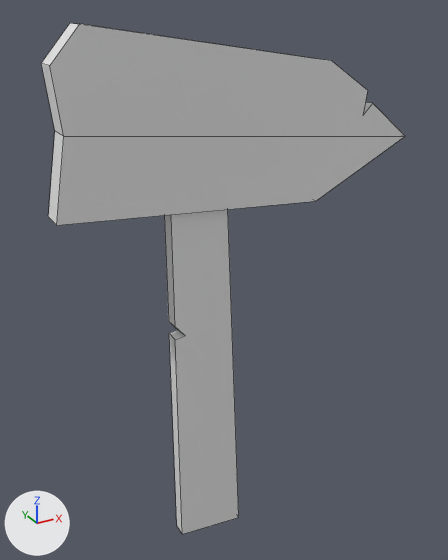
The FBX model Pulse of Fear/Assets/Art/Models/Environment Props/mdl_roadsign_01.fbx as it was, and as the next commit left it.
Camera for both pictures: a 50 mm lens placed at (-0.93, -1.84, 2.06), pointed at (0.12, 0.08, 1.09). Lighting does not change. The marker at lower left points along +X, +Y and +Z. Mesh edges are drawn as thin lines.
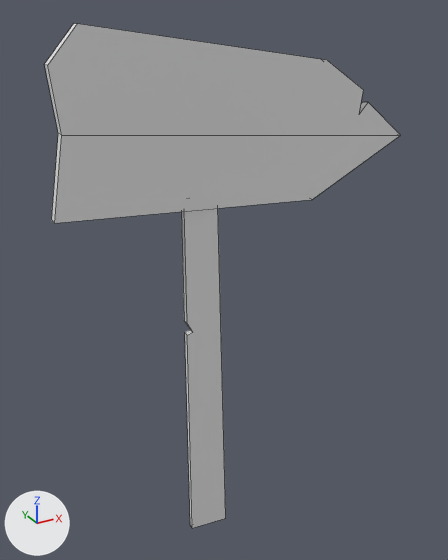
Where the change shows, as pixel boxes (x1, y1, x2, y2) in the pictures (448 x 560 px; the box of a moved part takes in the faces that stretch with it):
'Cube.017', reshaped, rescaled
    before: (41, 23, 405, 534)
    after: (45, 24, 400, 528)
part 1 of me_cube_021, moved or reshaped
    before: (41, 23, 405, 225)
    after: (45, 24, 400, 223)
part 2 of me_cube_021, added
    after: (181, 208, 226, 528)
part 3 of me_cube_021, deleted
    before: (164, 209, 239, 534)

The change in detail:
me_cube_021 is used by ob_cube_017; location (0.0, 0.0, 0.0); rotation (1.571, 0.0, 0.0), in degrees (90, 0, 0); scale (0.01, 0.01, 0.01).
Verts and faces of me_cube_021; kept vertices keep their numbers, new ones are numbered from 34.
Before the commit, vertices of me_cube_021: 0 (-13.0, 1.0, 2.0) at pixel (182, 534), 1 (-13.0, 147.0, 2.0), 2 (-13.0, 1.0, -4.0) at pixel (176, 525), 3 (-13.0, 147.0, -4.0), 4 (13.0, -1.0, 4.0) at pixel (238, 517).
Before the commit, vertices of me_cube_021: 5 (8.0, 147.0, 2.0), 6 (13.0, -1.0, -2.0), 7 (8.0, 147.0, -4.0), 8 (-13.0, 95.0, 2.0) at pixel (175, 339), 9 (-13.0, 100.0, 2.0) at pixel (174, 327).
Before the commit, vertices of me_cube_021: 10 (-13.0, 100.0, -4.0) at pixel (168, 321), 11 (-13.0, 95.0, -4.0) at pixel (169, 333), 12 (-9.0, 96.0, -4.0) at pixel (178, 329), 13 (-9.0, 95.0, 2.0) at pixel (185, 335).
me_cube_021 had 34 vertices, 23 faces and spanned x -52.0..86.0, y -1.0..202.0, z -6.0..4.0.
me_cube_021 now has 34 vertices, 21 faces and spans x -1.0..1.0, y 0.0..2.0, z 0.0.
me_cube_021 part 1: the loose piece of 20 vertices spanning x -52.0..86.0, y 139.0..202.0, z -6.0..4.0 is scaled about the mesh origin by (0.01, 0.01, 0.0037).
me_cube_021 part 2: a new loose piece of 14 vertices spanning x 0.0, y 0.0..1.0, z 0.0.
Part 3, on me_cube_021:
Vertices deleted: 0 to 13 (with the faces that use them).
Object 'Cube.017' (ob_cube_017) is rescaled from (0.01, 0.01, 0.01) to (1.0, 1.0, 1.0).
